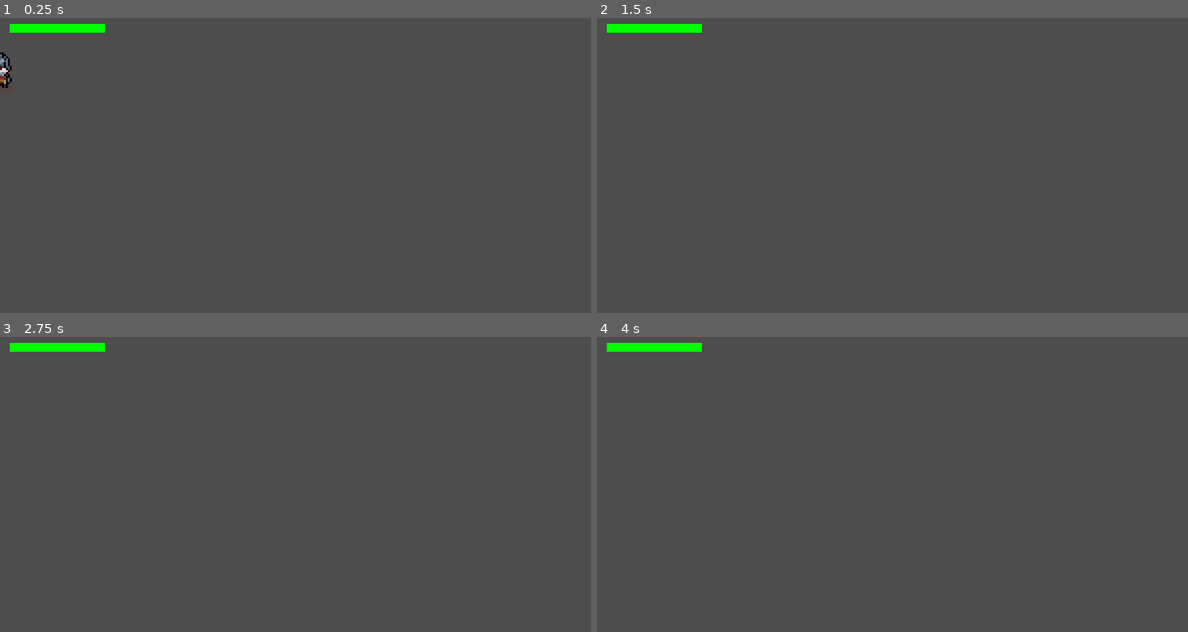
Above: before the commit, frames 1-4 (two rows, left to right).
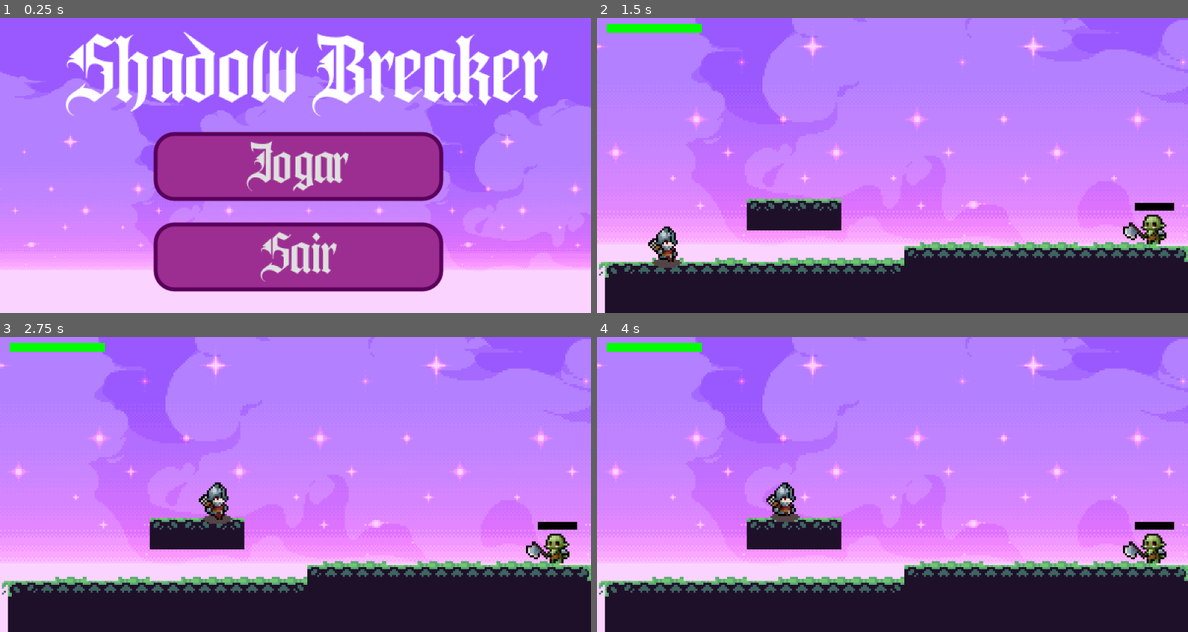
Above: after the commit, the same moments.

Repository: au3637n/Shadow-Breaker
Game: Godot game, scene res://menu/menu_principal.tscn
The game is run twice, just before and just after one commit, with the same random seed, the same clock (stepped at 60 frames per second) and the same inputs. Before the commit the project starts from res://Characters/character_body_2d.tscn.
Inputs (mouse positions are in pixels of both pictures, inside the frame that each line leads up to):
- Up to frame 1 (0.25 s): no input
- Up to frame 2 (1.5 s): click (892, 165) at 0.5 s, where only the run after the commit has a clickable "Jogar"; tap Enter (ui_accept) at 1.25 s; hold D (right) from 1.28 s (still down); tap E (attack) at 1.35 s
- Up to frame 3 (2.75 s): keep holding D (right); tap W (jump) at 1.52, 2.27 s; tap E (attack) at 2.1 s
- Up to frame 4 (4 s): release D (right) at 2.78 s; hold A (left) 2.78-3.53 s; tap E (attack) at 2.85, 3.6 s; hold D (right) from 3.53 s (still down); tap W (jump) at 3.77 s

The runs differ from the first frame. In frame 1, 100% of the frame differs, in the area x 0-100%, y 0-100%; in frame 2, 98%; in frame 3, 98%; in frame 4, 98%.

Commit message:
Reapply "Merge branch 'main' of https://github.com/au3637n/Shadow-Breaker"
This reverts commit 1ea2f109d0839e3a522e5d07370287f5ee270d53.

Diff:
--- a/menu_principal.gd
+++ b/Scripts/menu_principal.gd
@@ -1,8 +1,11 @@
 extends Control
-
 
 
 
 
 func _on_jogar_pressed() -> void:
 	get_tree().change_scene_to_file("res://Fases/fase_1.tscn") # Replace with function body.
+
+
+func _on_sair_pressed() -> void:
+	get_tree().quit() # Replace with function body.
--- /dev/null
+++ b/Scripts/parallax_2d.gd
@@ -0,0 +1,5 @@
+extends Parallax2D
+
+# Called every frame. 'delta' is the elapsed time since the previous frame.
+func _process(delta):
+	autoscroll=Vector2(-30,0)
--- a/menu/menu_principal.tscn
+++ b/menu/menu_principal.tscn
@@ -1,46 +1,111 @@
-[gd_scene format=3 uid="uid://bsm5n07qjg5gb"]
+[gd_scene format=3 uid="uid://ceph7d1ly53o7"]
 
-[ext_resource type="Script" uid="uid://bh347772menkt" path="res://menu_principal.gd" id="1_yo6f2"]
+[ext_resource type="Script" uid="uid://cy62vbwf4vx6m" path="res://Scripts/menu_principal.gd" id="1_oc0hg"]
+[ext_resource type="FontFile" uid="uid://1exjblxcjttt" path="res://IcelandWinterstorm_PERSONAL_USE_ONLY.otf" id="2_oc0hg"]
+[ext_resource type="Texture2D" uid="uid://xu1ktrly4nvk" path="res://Assets/MorningAdventuresV2/Background.png" id="3_oc0hg"]
+[ext_resource type="Script" uid="uid://va5gveltkk32" path="res://Scripts/parallax_2d.gd" id="3_qbxch"]
 
-[sub_resource type="StyleBoxEmpty" id="StyleBoxEmpty_dgqxo"]
+[sub_resource type="StyleBoxFlat" id="StyleBoxFlat_lxfoi"]
+bg_color = Color(0.61247355, 0.17899325, 0.5731756, 1)
+border_width_left = 2
+border_width_top = 2
+border_width_right = 2
+border_width_bottom = 2
+border_color = Color(0.35002223, 8.341059e-05, 0.35001966, 1)
+corner_radius_top_left = 10
+corner_radius_top_right = 10
+corner_radius_bottom_right = 10
+corner_radius_bottom_left = 10
 
-[node name="Menu principal" type="Control" unique_id=1029142930]
+[sub_resource type="StyleBoxFlat" id="StyleBoxFlat_dgqxo"]
+bg_color = Color(0.10495051, 2.5115227e-05, 0.12699974, 1)
+border_width_left = 2
+border_width_top = 2
+border_width_right = 2
+border_width_bottom = 2
+border_color = Color(0.07058824, 0.07058824, 0.07058824, 1)
+corner_radius_top_left = 10
+corner_radius_top_right = 10
+corner_radius_bottom_right = 10
+corner_radius_bottom_left = 10
+
+[sub_resource type="StyleBoxFlat" id="StyleBoxFlat_vs6mj"]
+bg_color = Color(0.92870057, 0.22716597, 0.82881576, 1)
+border_width_left = 2
+border_width_top = 2
+border_width_right = 2
+border_width_bottom = 2
+border_color = Color(0.34901962, 0, 0.34901962, 1)
+corner_radius_top_left = 10
+corner_radius_top_right = 10
+corner_radius_bottom_right = 10
+corner_radius_bottom_left = 10
+
+[node name="Menu Principal" type="Control" unique_id=986599716]
 layout_mode = 3
-anchors_preset = 0
-offset_right = 40.0
-offset_bottom = 40.0
-script = ExtResource("1_yo6f2")
+anchors_preset = 15
+anchor_right = 1.0
+anchor_bottom = 1.0
+grow_horizontal = 2
+grow_vertical = 2
+script = ExtResource("1_oc0hg")
 
-[node name="ColorRect" type="ColorRect" parent="." unique_id=1889335716]
+[node name="Título" type="Label" parent="." unique_id=1726258618]
+z_index = 1
 layout_mode = 0
-offset_right = 40.0
-offset_bottom = 40.0
+offset_left = 33.0
+offset_top = 7.0
+offset_right = 277.0
+offset_bottom = 50.0
+theme_override_colors/font_color = Color(1, 1, 1, 1)
+theme_override_fonts/font = ExtResource("2_oc0hg")
+theme_override_font_sizes/font_size = 50
+text = "Shadow Breaker"
 
-[node name="Título" type="Label" parent="." unique_id=1446269567]
+[node name="jogar" type="Button" parent="." unique_id=1161858609]
+z_index = 1
 layout_mode = 0
-offset_right = 40.0
-offset_bottom = 23.0
+offset_left = 78.0
+offset_top = 58.0
+offset_right = 225.0
+offset_bottom = 93.0
+theme_override_fonts/font = ExtResource("2_oc0hg")
+theme_override_font_sizes/font_size = 30
+theme_override_styles/normal = SubResource("StyleBoxFlat_lxfoi")
+theme_override_styles/pressed = SubResource("StyleBoxFlat_dgqxo")
+theme_override_styles/hover = SubResource("StyleBoxFlat_vs6mj")
+text = "Jogar"
 
-[node name="Jogar" type="Button" parent="." unique_id=777214218]
+[node name="Sair" type="Button" parent="." unique_id=1383255473]
+z_index = 1
 layout_mode = 0
-offset_left = 9.0
-offset_top = 8.0
-offset_right = 17.0
-offset_bottom = 16.0
-theme_override_styles/normal_mirrored = SubResource("StyleBoxEmpty_dgqxo")
+offset_left = 78.0
+offset_top = 104.0
+offset_right = 225.0
+offset_bottom = 139.0
+theme_override_fonts/font = ExtResource("2_oc0hg")
+theme_override_font_sizes/font_size = 30
+theme_override_styles/normal = SubResource("StyleBoxFlat_lxfoi")
+theme_override_styles/pressed = SubResource("StyleBoxFlat_dgqxo")
+theme_override_styles/hover = SubResource("StyleBoxFlat_vs6mj")
+text = "Sair"
 
-[node name="Opções" type="Button" parent="." unique_id=464422501]
+[node name="ColorRect" type="ColorRect" parent="." unique_id=2026445853]
 layout_mode = 0
-offset_left = -16.0
-offset_top = 15.0
-offset_right = -8.0
-offset_bottom = 23.0
+offset_left = 19.0
+offset_top = 5.0
+offset_right = 287.0
+offset_bottom = 51.0
+color = Color(0.0008877465, 0.0008877465, 0.0008877465, 0.34901962)
 
-[node name="Sair" type="Button" parent="." unique_id=1439264860]
-layout_mode = 0
-offset_left = -18.0
-offset_top = 25.0
-offset_right = -10.0
-offset_bottom = 33.0
+[node name="Parallax2D" type="Parallax2D" parent="." unique_id=1155264217]
+repeat_size = Vector2(149, 0)
+script = ExtResource("3_qbxch")
 
-[connection signal="pressed" from="Jogar" to="." method="_on_jogar_pressed"]
+[node name="Sprite2D" type="Sprite2D" parent="Parallax2D" unique_id=1529540034]
+position = Vector2(149.00002, 73)
+scale = Vector2(0.65, 0.65)
+texture = ExtResource("3_oc0hg")
+
+[connection signal="pressed" from="jogar" to="." method="_on_jogar_pressed"]
+[connection signal="pressed" from="Sair" to="." method="_on_sair_pressed"]
--- a/project.godot
+++ b/project.godot
@@ -11,7 +11,7 @@
 [application]
 
 config/name="Shadow Breaker"
-run/main_scene="uid://bmgy8kg1qyo1x"
+run/main_scene="uid://ceph7d1ly53o7"
 config/features=PackedStringArray("4.7", "Mobile")
 config/icon="res://icon.svg"
 
Binary file added: IcelandWinterstorm_PERSONAL_USE_ONLY.otf
Not shown, added: IcelandWinterstorm_PERSONAL_USE_ONLY.otf.import
Not shown, added: Scripts/menu_principal.gd.uid
Not shown, added: Scripts/parallax_2d.gd.uid
Not shown, removed: menu_principal.gd.uid
Binary file added: painting-01 (1).jpg
Not shown, added: painting-01 (1).jpg.import
